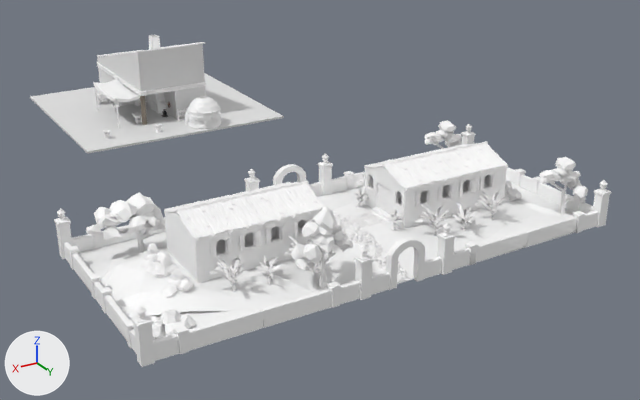
A saved change to the FBX model Kits/Mediterranean/Hero Assets/New blacksmith.fbx.
One viewpoint serves both versions: a 50 mm camera at (15.3, 42.9, 13.7) aimed at (-2.9, 12.5, -1.4). The lights are fixed; the arrows at lower left show +X, +Y and +Z. The first picture is the older version. Where no turn or scale is listed for an object, it has been applied to the vertices.

In view in the first picture: 'Cube.001', 'Cube.006', 'Cube.008', 'Granary', 'SM_Prop_Anvil_01', 'SM_Prop_Banner_Roof_02', 'SM_Prop_Brazier_01', 'SM_Prop_Cart_01', 'SM_Prop_Kiln_01' and 14 more.
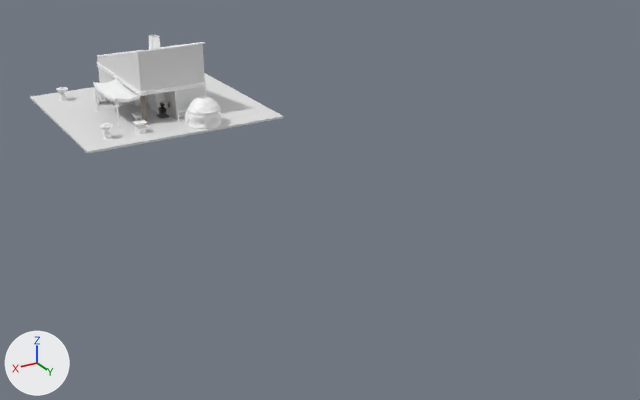
Boxes (x1, y1, x2, y2) around the edits, measured in the pictures (640 x 400 px):
'Granary', deleted
    before: (54, 120, 612, 367)
    faces in mat_polygonwesternfrontier_texture_01_a (its picture is missing): (54, 124, 612, 367)
    faces in mat_polygonancientempire_01_a_001 (its picture is missing): (79, 183, 574, 337)
    faces in mat_ancientempire (its picture is missing): (86, 120, 588, 340)
'SM_Prop_Anvil_01', moved, rescaled
    before: (154, 124, 163, 133)
    after: (132, 120, 147, 134)
'SM_Prop_Brazier_01', rescaled (88% wider, 80% taller)
    before: (103, 130, 110, 139)
    after: (99, 123, 113, 140)
'SM_Prop_Brazier_01.001', added
    after: (56, 87, 68, 101)
'SM_Prop_Cart_01', rescaled
    before: (97, 94, 109, 102)
    after: (94, 93, 107, 101)
'SM_Prop_Brazier_01_Insert_01.001', added
    after: (58, 87, 66, 90)
'SM_Prop_Cart_01_Wheel_l_01', rescaled (not visible before)
    after: (95, 97, 99, 104)

The change in detail:
Mesh me_mesh_009 is new.
It has 336 vertices, 358 faces and spans x -0.306..0.306, y -0.306..0.306, z 0.0..0.632.
It uses material mat_polygonancientworlds_mat19_002 (its picture is missing).
Mesh me_mesh_018 is new.
It has 88 vertices, 108 faces and spans x -0.237..0.237, y -0.251..0.251, z 0.547..0.698.
It uses material mat_polygonancientworlds_mat_009 (its picture is missing).
Object 'SM_Prop_Anvil_01' (ob_sm_prop_anvil_01) moves from (1.26, 4.56, 0.09) to (2.02, 4.18, -0.02).
Object 'SM_Prop_Anvil_01' (ob_sm_prop_anvil_01) is rescaled from (0.00388, 0.00388, 0.00388) to (0.00709, 0.00709, 0.00709).
Object 'SM_Prop_Brazier_01' (ob_sm_prop_brazier_01) is rescaled from (0.00192, 0.00192, 0.00192) to (0.00341, 0.00341, 0.00341).
Object 'Granary' (ob_granary) is deleted.
Object 'SM_Prop_Cart_01' (ob_sm_prop_cart_01) is rescaled from (0.00388, 0.00388, 0.00388) to (0.00456, 0.00456, 0.00456).
Object 'SM_Prop_Brazier_01.001' (ob_sm_prop_brazier_01_001) is new; it shows me_mesh_009.
Its location is (3.65, -2.93, 0.08).
Object 'SM_Prop_Brazier_01_Insert_01.001' (ob_sm_prop_brazier_01_insert_01_001) is new; it shows me_mesh_018.
Its location is (3.66, -2.92, 0.1).
